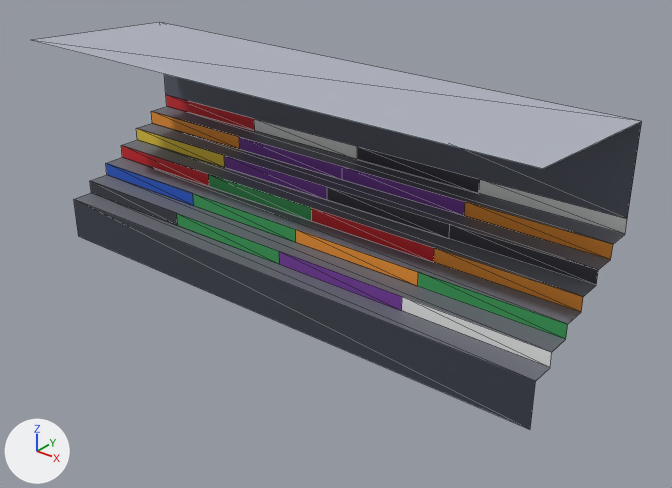
One commit to the glTF model examples/solid-eleven/assets/shared/models/stand_end_a.glb: the scene before it, then after it.
The view is the same before and after, from a camera (50 mm lens) standing at (18.9, -19.8, 15.9) and looking at (1.6, 1.9, 2.5). Every picture has the same lights, and +X, +Y and +Z are marked at lower left. The picture after the commit comes second. Mesh edges are drawn as thin lines. Vertices at exactly the same position are counted once.

The first picture shows 'stand_end_a'.
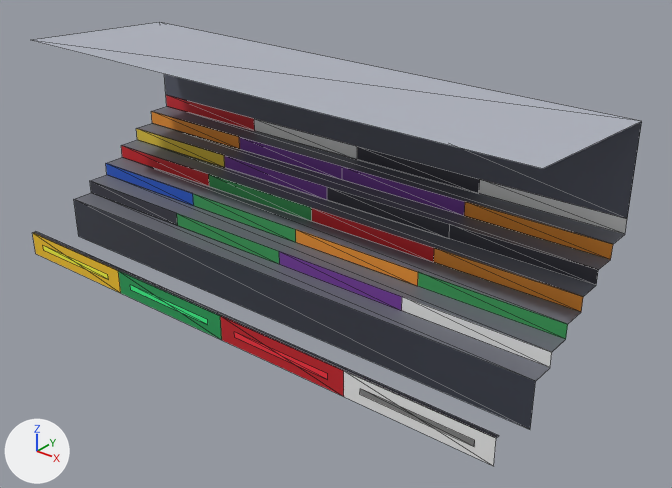
Boxes [x1, y1, x2, y2] around the edits, measured in the pictures (672 x 488 px):
'stand_end_a', reshaped (9% taller)
    before: [31, 22, 642, 429]
    after: [31, 22, 642, 466]
part 1 of me_stand_end_a, added
    after: [32, 231, 499, 466]

Patch to the scene script:
```diff
--- a/examples/solid-eleven/assets/shared/models/stand_end_a.glb.py
+++ b/examples/solid-eleven/assets/shared/models/stand_end_a.glb.py
@@ me_stand_end_a @@
 # used by ob_stand_end_a; location = (0.0, 0.0, 0.0)
-me_stand_end_a.from_pydata(...)  # 68 vertices, 66 faces; spans x -10.0..10.0, y -0.9..5.1, z 0.0..8.0
+me_stand_end_a.from_pydata(...)  # 96 vertices, 84 faces; spans x -10.0..10.0, y -2.0..5.1, z 0.0..8.0
+# me_stand_end_a part 1
+# 15 vertices are added at x -10.0..10.0, y -2.0..-1.9, z 0.0..0.9
+# 8 new vertices lie (3.8, 0.0, 0.0) away from vertices in x -9.4..5.6, y -2.0, z 0.3..0.6
+# 5 new vertices lie (0.0, 0.0, 0.9) away from vertices in x -10.0..10.0, y -2.0, z 0.0
+# 18 new faces join them
 me_stand_end_a.materials.append(mat_defaultmaterial)
```
